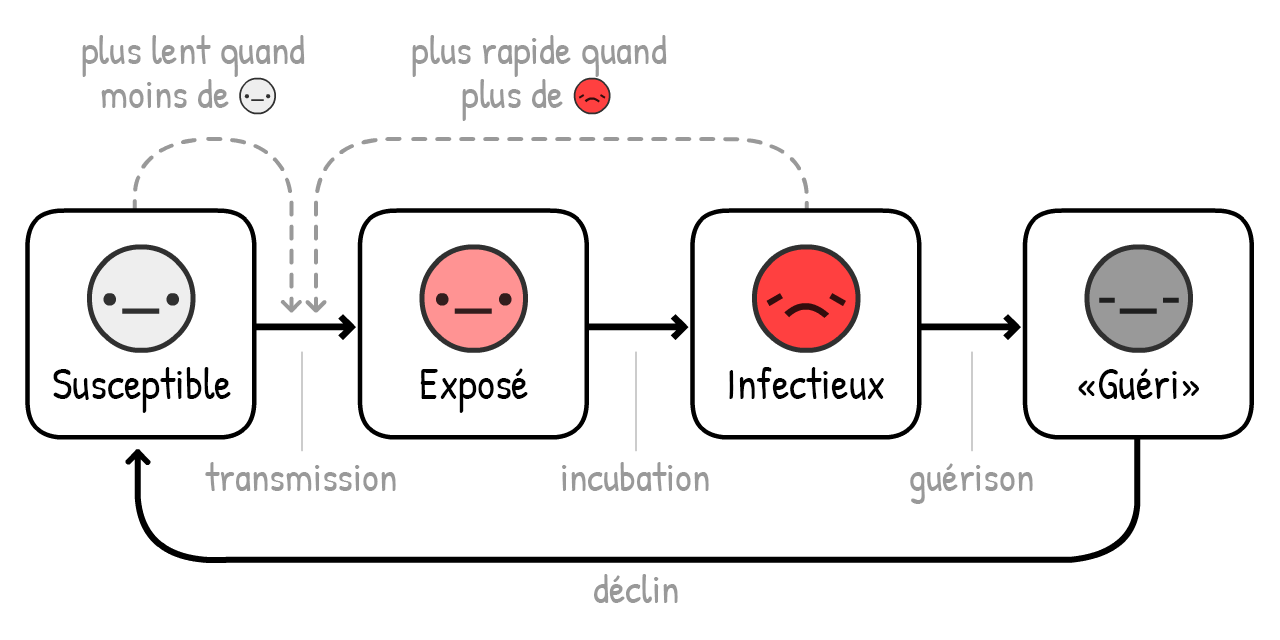
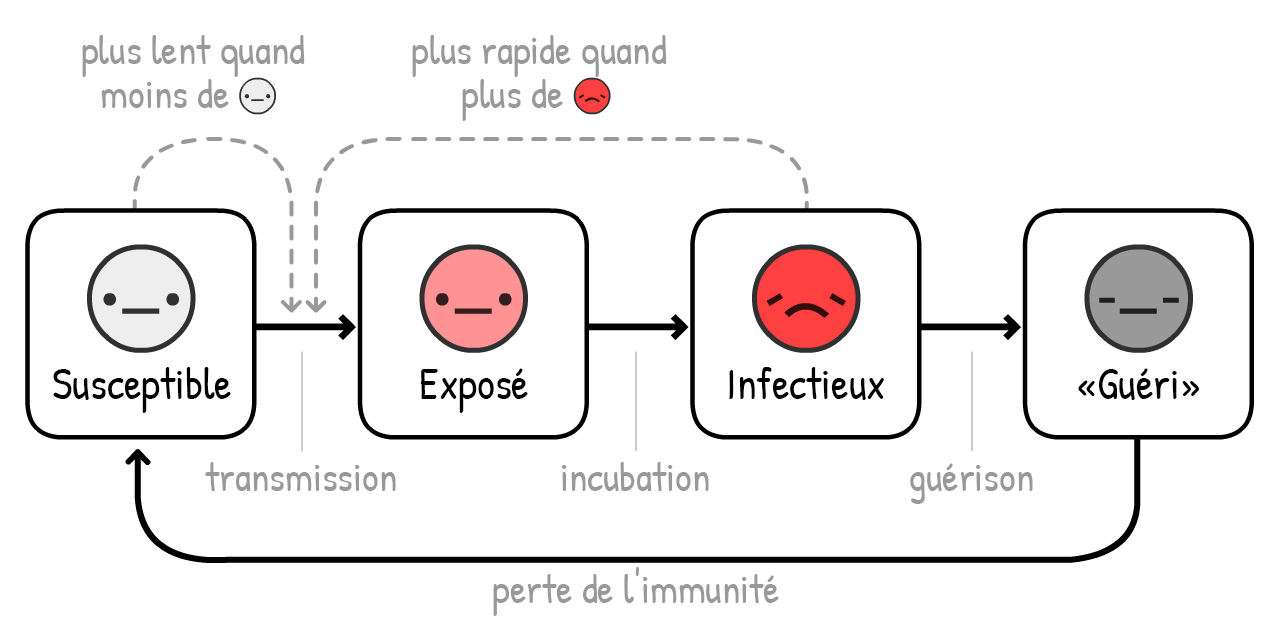
Comparing the layer stacks of the two w=1280, h=640 images. Changes:
renamed "déclin" to "perte de l'immunité", painted on it over [493, 567, 779, 616]
